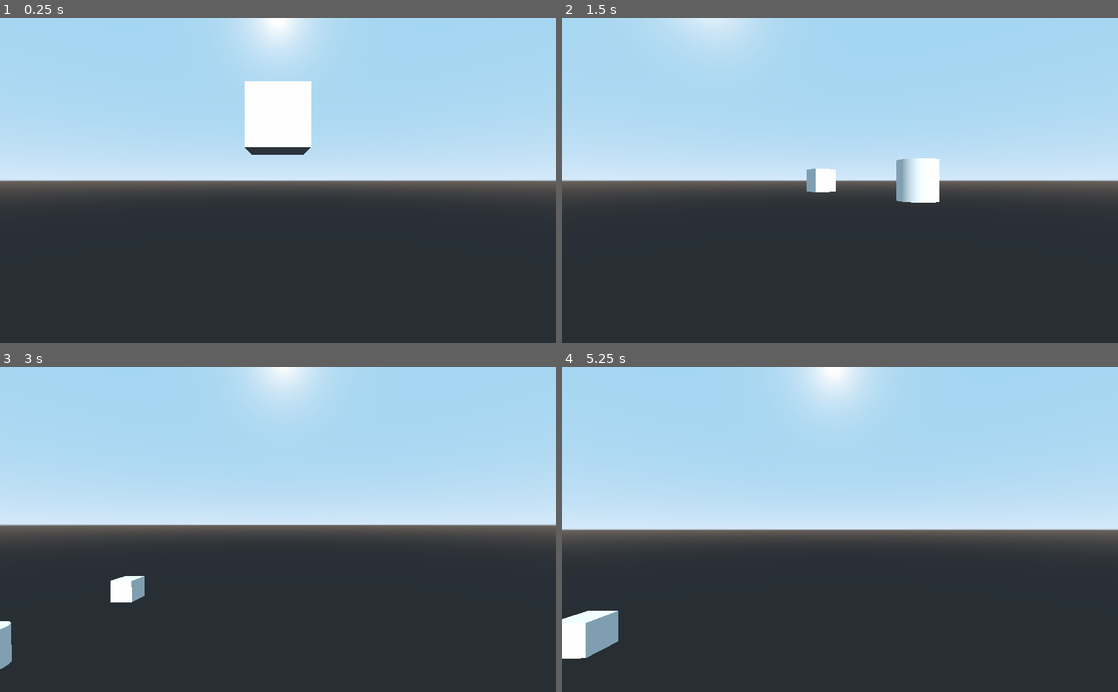
Above: before the commit, frames 1-4 (two rows, left to right).
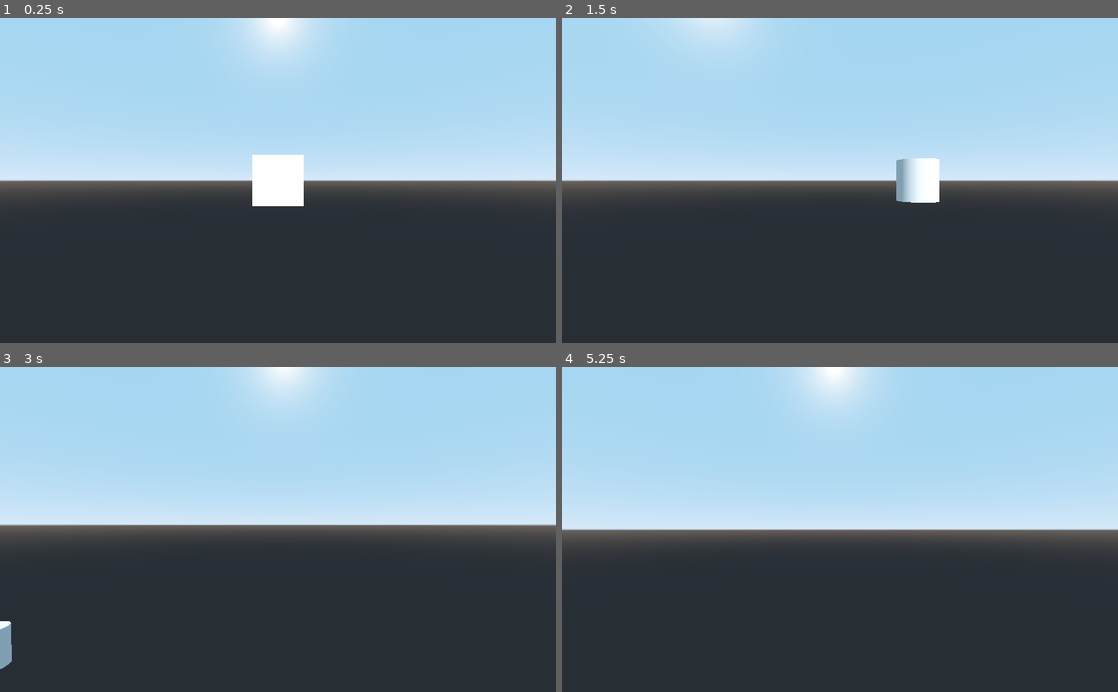
Above: after the commit, the same moments.

Repository: teratron/treaker
Game: Godot game, scene res://src/Main.tscn
The game is run twice, just before and just after one commit, with the same random seed, the same clock (stepped at 60 frames per second) and the same inputs.
Inputs (mouse positions are in pixels of both pictures, inside the frame that each line leads up to):
- Up to frame 1 (0.25 s): no input
- Up to frame 2 (1.5 s): tap Enter at 0.5 s; move the mouse to (867, 180) at 0.52 s; hold W (move_forward) from 0.53 s (still down); tap C at 0.6, 1.35 s; move the mouse to (812, 180) at 1.27 s
- Up to frame 3 (3 s): keep holding W (move_forward); tap Space (move_up) at 2 s; move the mouse to (289, 523) at 2.02 s; tap C at 2.1, 2.85 s; tap Enter at 2.75 s; move the mouse to (272, 536) at 2.77 s
- Up to frame 4 (5.25 s): keep holding W (move_forward); move the mouse to (878, 532) at 3.52 s; tap C at 3.6, 4.35, 5.1 s; tap Space (move_up) at 4.25 s; move the mouse to (795, 526) at 4.27 s; tap Enter at 5 s; move the mouse to (845, 529) at 5.02 s

The runs differ from the first frame. In frame 1, 4.1% of the frame differs, in the area x 44-56%, y 19-58%; in frame 2, 0.4%; in frame 3, 0.5%; in frame 4, 1.3%.

Commit message:
Update Player, SwitchCamera

Diff:
--- a/app/src/debug/CameraSwitcher.gd
+++ b/app/src/debug/CameraSwitcher.gd
@@ -19,7 +19,7 @@
 	var i = 0
 	for node in list:
 		if node is Camera && node.current:
-			if index == -1:
+			if index == -1: #get_parent() != $Debug &&
 				index = i
 			else:
 				node.current = false
--- a/app/src/player/Player.gd
+++ b/app/src/player/Player.gd
@@ -4,13 +4,17 @@
 const MOUSE_SENSITIVITY = 0.002
 const MOVE_SPEED = 0.6
 
-var radius: float = 10
-var angularVelocity
+var distance: float = 10
+var radius: float = 12
+var angle: float = 5
+
+var angularVelocity = 5
 var angularAcceleration
 var rotationSpeed
 var isCenterLook: bool = false
 
-var rotate    = Vector3()
+var center: Vector3
+var angle_pos  = Vector3()
 var velocity  = Vector3()
 var actionMap = ActionMap.new()
 var actionList = [
@@ -43,6 +47,7 @@
 
 
 func _init():
+	center = Vector3(0, radius, -distance)
 	actionMap.addActionMapList(actionList)
 
 
@@ -51,8 +56,20 @@
 
 
 func _process(delta):
+#	var strengthLeft  = Input.get_action_strength("move_left")
+#	var strengthRight = Input.get_action_strength("move_right")
 	var motion = Vector3(Input.get_action_strength("move_right") - Input.get_action_strength("move_left"), 0, 0)
 
-	velocity += MOVE_SPEED * delta * transform.basis.xform(motion.normalized())
-	velocity *= 0.85
-	translation += velocity
+	print(angle_pos)
+
+	angle_pos += angle * delta * motion.normalized()
+
+	#velocity += MOVE_SPEED * delta * motion
+	#velocity += velocity.rotated(Vector3(0,0,1), deg2rad(angle * delta)) * motion.normalized()
+
+
+	#velocity *= 0.85
+	#translation += velocity
+
+	if isCenterLook:
+		$Camera.look_at(center, Vector3(0, 1, 0))
--- a/app/src/world/World.tscn
+++ b/app/src/world/World.tscn
@@ -10,11 +10,11 @@
 script = ExtResource( 3 )
 
 [node name="Player" parent="." instance=ExtResource( 2 )]
-transform = Transform( 1, 0, 0, 0, 1, 0, 0, 0, 1, 0, -2, 8 )
+transform = Transform( 1, 0, 0, 0, 1, 0, 0, 0, 1, 0, 0, 10 )
 
 [node name="Debug" parent="." instance=ExtResource( 1 )]
 process_priority = 1
-transform = Transform( 1, 0, 0, 0, 1, 0, 0, 0, 1, 0, 0, 11 )
+transform = Transform( 1, 0, 0, 0, 1, 0, 0, 0, 1, 20.2528, 0, 11 )
 
 [node name="MeshInstance" type="MeshInstance" parent="."]
 mesh = SubResource( 1 )
